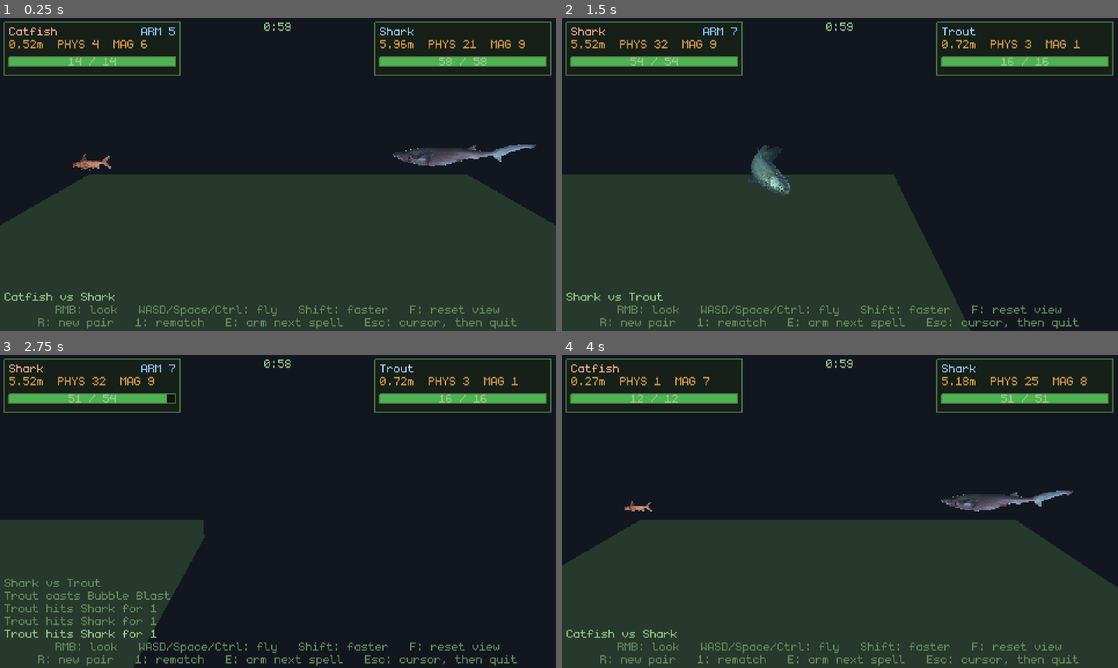
Above: before the commit, frames 1-4 (two rows, left to right).
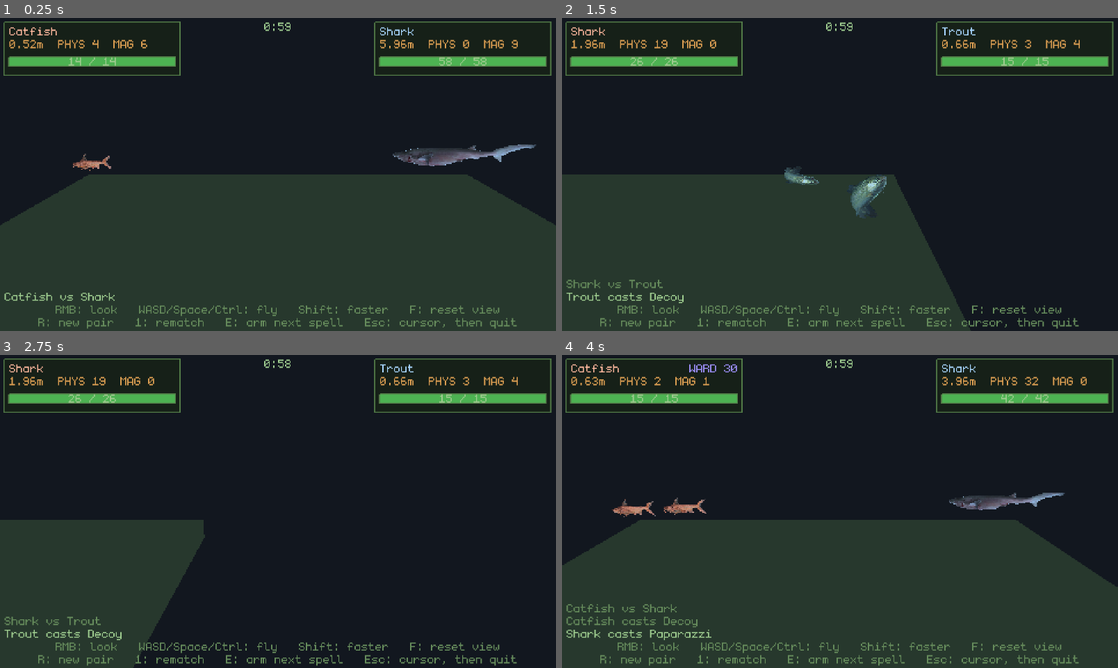
Above: after the commit, the same moments.

Repository: poissew/fishing-game
Game: Godot game, scene res://dev/TestArena.tscn
Same seed, same stepped clock (60 frames per second), same inputs: the game is played once before the commit and once after it. This scene is started directly instead of the project's main scene. The engine's default icon, where the game draws it, is replaced by a stand-in: a white triangle on a blue panel in a dark square.
Inputs (mouse positions are in pixels of both pictures, inside the frame that each line leads up to):
- Up to frame 1 (0.25 s): no input
- Up to frame 2 (1.5 s): tap Enter (ui_accept) at 0.5, 0.77 s; move the mouse to (962, 158) at 0.52 s; hold D (right) 0.53-1.25 s; hold E (interact) 0.53-1.25 s; click (962, 158) at 0.67 s; drag from (728, 190) to (812, 237) at 1.27 s
- Up to frame 3 (2.75 s): move the mouse to (333, 442) at 2.02 s; hold D (right) from 2.03 s (still down); tap Space at 2.1 s
- Up to frame 4 (4 s): release D (right) at 2.75 s; drag from (812, 574) to (673, 464) at 2.77 s; move the mouse to (1006, 558) at 3.52 s; hold A (left) from 3.53 s (still down); hold Shift from 3.53 s (still down); tap Enter (ui_accept) at 3.77 s

The runs differ from the first frame. In frame 1, 0.2% of the frame differs, in the area x 25-95%, y 2-10%; in frame 2, 1.9%, in the area x 0-94%, y 2-92%; in frame 3, 1.4%; in frame 4, 1.7%.

Commit message:
feat: added fishnet spell

Diff:
--- a/classes/battle_fish.gd
+++ b/classes/battle_fish.gd
@@ -154,6 +154,33 @@
 ## fish about to turn over the top is crawling. Anything larger than that never
 ## fires at all. What keeps the floor out of it is the _grounded check, not this.
 const PEAK_RISE := 0.02
+
+## What kind of damage is arriving, which is what decides which of a fish's
+## defences gets a say in it.
+##
+## It was a plain "is this physical" bool until there was something that
+## defended against magic, at which point `false` turned out to mean three
+## different things: a spell, the arena's own clock, and Immunity collecting on
+## the blow it had been holding off. A ward that applied to all three would let
+## a fish sit out sudden death and survive its own last stand.
+enum DamageKind {
+	## A touch, or a PHYSICAL spell. ArmourSpellData takes the edge off it.
+	PHYSICAL,
+	## Any spell that is not PHYSICAL. WardSpellData turns a share of it aside.
+	MAGICAL,
+	## Neither, and nothing defends against it: the sudden-death drain, and the
+	## blow Immunity was holding off finally landing. A clock that armour could
+	## sit out would not be a clock.
+	UNTYPED,
+}
+
+## Which of those a spell deals, read off its own type. Static so that the
+## effects a spell leaves lying about - a bubble, a patch of fire - can ask
+## without holding a fish.
+static func kind_of(data: SpellData) -> DamageKind:
+	if data == null:
+		return DamageKind.UNTYPED
+	return DamageKind.MAGICAL if data.is_magical() else DamageKind.PHYSICAL
 
 ## Stands in for "this damage came from nowhere in particular". Damage carrying
 ## it leaves the fish where it stands instead of picking a direction on its own.
@@ -240,6 +267,8 @@
 var _boxer: BoxerSpellData = null
 ## And its ArmourSpellData: the one that takes the edge off a punch.
 var _armour: ArmourSpellData = null
+## Its WardSpellData: the one that drinks a share of every spell.
+var _ward: WardSpellData = null
 ## And its LastStandSpellData: the one that refuses the killing blow, once.
 var _last_stand: LastStandSpellData = null
 
@@ -327,6 +356,7 @@
 	_coward = null
 	_boxer = null
 	_armour = null
+	_ward = null
 	_last_stand = null
 	if fish == null:
 		return
@@ -342,6 +372,9 @@
 		var armour := spell.data as ArmourSpellData
 		if armour != null:
 			_armour = armour
+		var ward := spell.data as WardSpellData
+		if ward != null:
+			_ward = ward
 		var last_stand := spell.data as LastStandSpellData
 		if last_stand != null:
 			_last_stand = last_stand
@@ -443,6 +476,12 @@
 		return 0
 	return _armour.reduction(magic_dmg())
 
+## The share of every magical hit this fish never receives. 0.0 for anything
+## not carrying a ward. Unlike armour this is a proportion, so it scales with
+## the spell and can never take one to nothing.
+func magic_resistance() -> float:
+	return clampf(_ward.resistance, 0.0, 1.0) if _ward != null else 0.0
+
 ## The stat a spell of this type scales off, as this body reckons it. Every cast
 ## goes through here rather than reading the FishInstance, so a passive that
 ## rearranges what a fish's stats mean reaches its spells as well as its touches
@@ -462,7 +501,7 @@
 ## it, and the damage is physical, which is the kind armour is any use against.
 func take_damage(amount: int, from: BattleFish = null) -> int:
 	var origin := from.global_position if from != null and is_instance_valid(from) else NO_ORIGIN
-	return _apply_damage(amount, from, origin, 1.0, true)
+	return _apply_damage(amount, from, origin, 1.0, DamageKind.PHYSICAL)
 
 ## Drives this fish into the floor and takes health off it. The shove is
 ## straight down rather than away from anything, and the damage itself carries
@@ -472,10 +511,10 @@
 ## A fish already on the floor simply takes the damage: the impulse has nowhere
 ## to put it.
 func slam_down(amount: int, slam_scale: float, from: BattleFish = null,
-		physical := false) -> int:
+		kind := DamageKind.UNTYPED) -> int:
 	if not is_alive():
 		return 0
-	var dealt := _apply_damage(amount, from, NO_ORIGIN, 0.0, physical)
+	var dealt := _apply_damage(amount, from, NO_ORIGIN, 0.0, kind)
 	_shove(Vector3.DOWN, amount, slam_scale, 0.0)
 	return dealt
 
@@ -483,30 +522,34 @@
 ## something it is already under. `from` is still credited with it, so a health
 ## bar and a battle log can name whoever started it, but the fish is not shoved:
 ## there is no direction for a tick of damage to have come from.
-func take_tick_damage(amount: int, from: BattleFish = null, physical := false) -> int:
-	return _apply_damage(amount, from, NO_ORIGIN, 0.0, physical)
+func take_tick_damage(amount: int, from: BattleFish = null,
+		kind := DamageKind.UNTYPED) -> int:
+	return _apply_damage(amount, from, NO_ORIGIN, 0.0, kind)
 
 ## Damage from a point in the world rather than from a fish - a spell's blast.
 ## The shove is outwards from `origin`, so everything caught is thrown away from
 ## the explosion instead of away from whoever set it off, and `knockback_scale`
 ## is how much harder than a touch of the same size it throws.
 func take_blast(amount: int, origin: Vector3, knockback_scale: float = 1.0,
-		from: BattleFish = null, physical := false) -> int:
-	return _apply_damage(amount, from, origin, knockback_scale, physical)
+		from: BattleFish = null, kind := DamageKind.UNTYPED) -> int:
+	return _apply_damage(amount, from, origin, knockback_scale, kind)
 
 ## The one place health actually comes off. `origin` is what the fish is shoved
-## away from, NO_ORIGIN for damage that should not move it at all, and
-## `physical` says whether armour gets a say in it.
+## away from, NO_ORIGIN for damage that should not move it at all, and `kind`
+## says which of the fish's defences gets a say in it.
 func _apply_damage(amount: int, from: BattleFish, origin: Vector3,
-		knockback_scale: float, physical := false) -> int:
+		knockback_scale: float, kind := DamageKind.UNTYPED) -> int:
 	if not is_alive():
 		return 0
-	# Armour comes off what the hit is worth, never off what it shoves with: a
-	# sandbagged fish is harder to hurt, not harder to move, and one that shrugs
-	# a touch off entirely still gets knocked about by it.
+	# Taken off what the hit is worth, never off what it shoves with: a warded
+	# or sandbagged fish is harder to hurt, not harder to move, and one that
+	# shrugs a touch off entirely still gets knocked about by it.
 	var landed := amount
-	if physical:
-		landed = maxi(0, landed - physical_reduction())
+	match kind:
+		DamageKind.PHYSICAL:
+			landed = maxi(0, landed - physical_reduction())
+		DamageKind.MAGICAL:
+			landed = maxi(0, int(round(landed * (1.0 - magic_resistance()))))
 	# Immunity: the blow that would have finished it starts a stay of execution
 	# instead, and nothing gets through that last point while it runs.
 	landed = _refuse_killing_blow(landed)
@@ -1005,7 +1048,7 @@
 	while _dot_ticks > 0 and _dot_timer <= 0.0:
 		_dot_ticks -= 1
 		_dot_timer += interval
-		var dealt := take_tick_damage(_dot_damage, _dot_source, not _dot.is_magical())
+		var dealt := take_tick_damage(_dot_damage, _dot_source, kind_of(_dot))
 		if dealt > 0 and _dot_source != null and is_instance_valid(_dot_source):
 			_dot_source.report_indirect_damage(self, dealt)
 		# The tick that kills clears the effect on its way out - see
@@ -1142,7 +1185,7 @@
 	if damage == SpellInstance.NOT_READY:
 		return
 	cast_spell.emit(spell.data, target)
-	var dealt := target.slam_down(damage, slam.slam_scale, self, not slam.is_magical())
+	var dealt := target.slam_down(damage, slam.slam_scale, self, kind_of(slam))
 	if dealt > 0:
 		dealt_damage.emit(target, dealt)
 
@@ -1337,7 +1380,7 @@
 		if distance > spell.radius:
 			continue
 		var dealt := target.take_blast(damage, origin, spell.knockback_at(distance),
-			self, not spell.is_magical())
+			self, kind_of(spell))
 		if dealt > 0:
 			dealt_damage.emit(target, dealt)
 
--- a/classes/fish_data.gd
+++ b/classes/fish_data.gd
@@ -17,6 +17,7 @@
 	preload("res://data/spells/immunity.tres"),
 	preload("res://data/spells/snipe.tres"),
 	preload("res://data/spells/decoy.tres"),
+	preload("res://data/spells/fishnet.tres"),
 ]
 
 enum Rarity {
--- a/classes/spells/spell_bubble.gd
+++ b/classes/spells/spell_bubble.gd
@@ -78,7 +78,7 @@
 	if target == null:
 		return
 	var dealt := target.take_blast(_damage, global_position, _spell.knockback_scale,
-		_caster if is_instance_valid(_caster) else null, not _spell.is_magical())
+		_caster if is_instance_valid(_caster) else null, BattleFish.kind_of(_spell))
 	if dealt > 0:
 		hit_fish.emit(target, dealt)
 	queue_free()
--- a/classes/spells/spell_fire_zone.gd
+++ b/classes/spells/spell_fire_zone.gd
@@ -110,9 +110,10 @@
 		offset.y = 0.0
 		if offset.length() > _spell.radius:
 			continue
-		# Physical: a burn that scales off how hard the fish hits is a burn
-		# armour can do something about. See BurnZoneSpellData.
-		var dealt := fish.take_tick_damage(_damage, source, not _spell.is_magical())
+		# Physical, because the spell is: a burn that scales off how hard the
+		# fish hits is a burn armour can do something about, and not one a ward
+		# turns aside. See BurnZoneSpellData.
+		var dealt := fish.take_tick_damage(_damage, source, BattleFish.kind_of(_spell))
 		if dealt > 0:
 			hit_fish.emit(fish, dealt)
 
--- /dev/null
+++ b/classes/spells/ward_spell_data.gd
@@ -0,0 +1,24 @@
+## A passive that turns a share of incoming magic aside - the other half of what
+## ArmourSpellData does for a punch.
+##
+## A **share** and not a flat amount, which is the difference between the two:
+## armour is worth most against a lot of small hits and can shrug one off
+## entirely, while a ward is worth exactly as much against a big spell as a
+## small one and can never take a hit to nothing.
+##
+## Only magic. A touch goes through it untouched, and so do the two things
+## nothing defends against - the arena's sudden-death drain and the blow that
+## Immunity was holding off. See BattleFish.DamageKind.
+class_name WardSpellData
+extends SpellData
+
+@export_category("Ward")
+## Share of every magical hit that never arrives. 0.3 is the three tenths the
+## spell promises; 1.0 would be flat immunity to magic and is almost certainly
+## not what anyone wants.
+@export_range(0.0, 1.0, 0.05) var resistance: float = 0.3
+
+## Never called - nothing casts a passive - and 0 so that anything totalling up
+## what a fish can do does not count this as damage of its own.
+func compute_damage(_caster_power: int) -> int:
+	return 0
--- /dev/null
+++ b/data/spells/fishnet.tres
@@ -0,0 +1,13 @@
+[gd_resource type="Resource" script_class="WardSpellData" format=3]
+
+[ext_resource type="Script" path="res://classes/spells/ward_spell_data.gd" id="1_fnet"]
+
+[resource]
+script = ExtResource("1_fnet")
+name = "Fishnet"
+description = "Tangled in something that drinks magic. Three tenths of every spell thrown at this one never gets through the mesh."
+trigger = 3
+base_power = 0
+base_type = 0
+base_cooldown = 0
+resistance = 0.3
--- a/dev/arena_hud.gd
+++ b/dev/arena_hud.gd
@@ -28,6 +28,7 @@
 const C_DOT          := Color(0.72, 0.45, 0.85, 1.00)
 const C_STUN         := Color(1.00, 0.95, 0.55, 1.00)
 const C_ARMOUR       := Color(0.55, 0.75, 0.95, 1.00)
+const C_WARD         := Color(0.60, 0.55, 0.95, 1.00)
 const C_IMMUNE       := Color(0.85, 0.95, 1.00, 1.00)
 const C_CLOCK        := Color(0.62, 0.80, 0.56, 1.00)
 const C_SUDDEN       := Color(0.90, 0.35, 0.30, 1.00)
@@ -104,6 +105,9 @@
 	if battler.physical_reduction() > 0:
 		status_x = _draw_status(font, status_x, at.y + PAD + UIFont.CAP_H,
 			"ARM %d" % battler.physical_reduction(), C_ARMOUR)
+	if battler.magic_resistance() > 0.0:
+		status_x = _draw_status(font, status_x, at.y + PAD + UIFont.CAP_H,
+			"WARD %d" % roundi(battler.magic_resistance() * 100.0), C_WARD)
 	if battler.dot_ticks_left() > 0:
 		status_x = _draw_status(font, status_x, at.y + PAD + UIFont.CAP_H,
 			"DOT %dx%d" % [battler.dot_ticks_left(), battler.dot_damage()], C_DOT)
Not shown, added: classes/spells/ward_spell_data.gd.uid
Not shown, changed: CLAUDE.md
